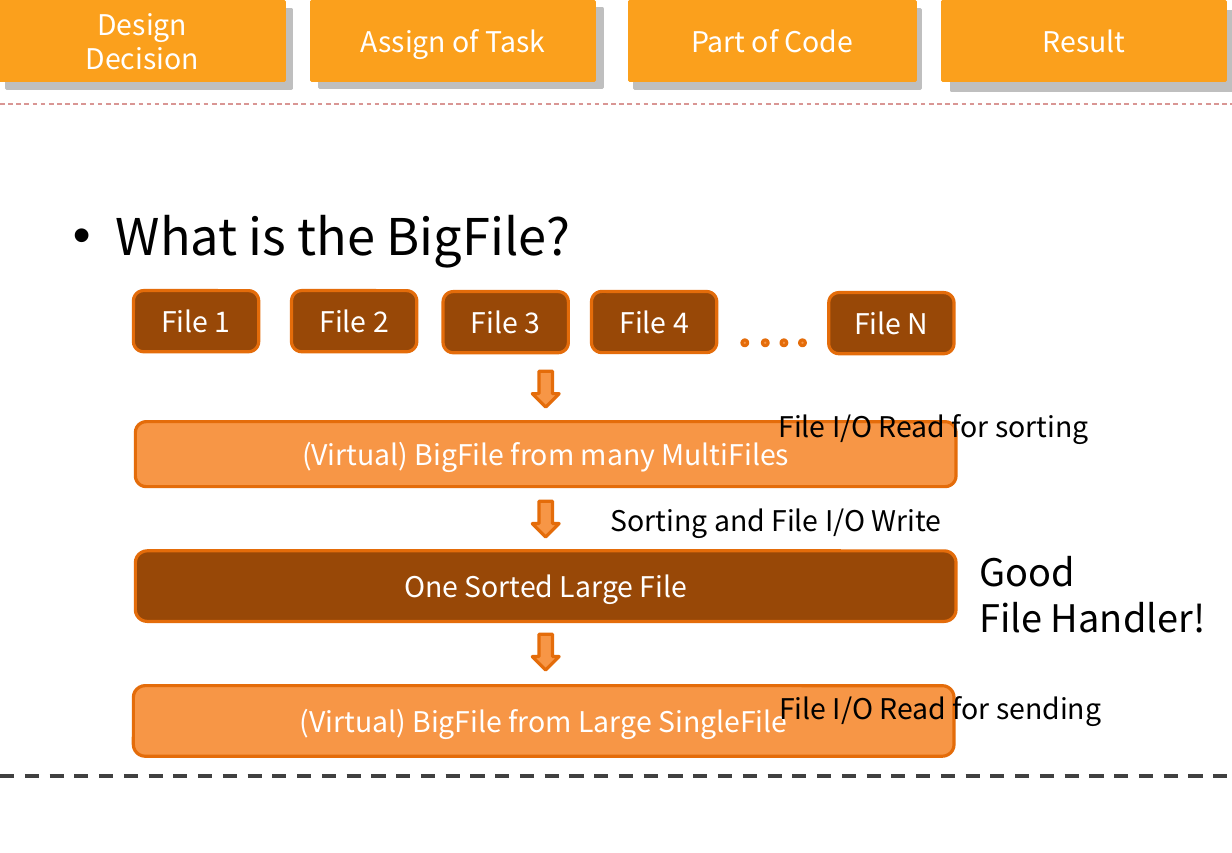
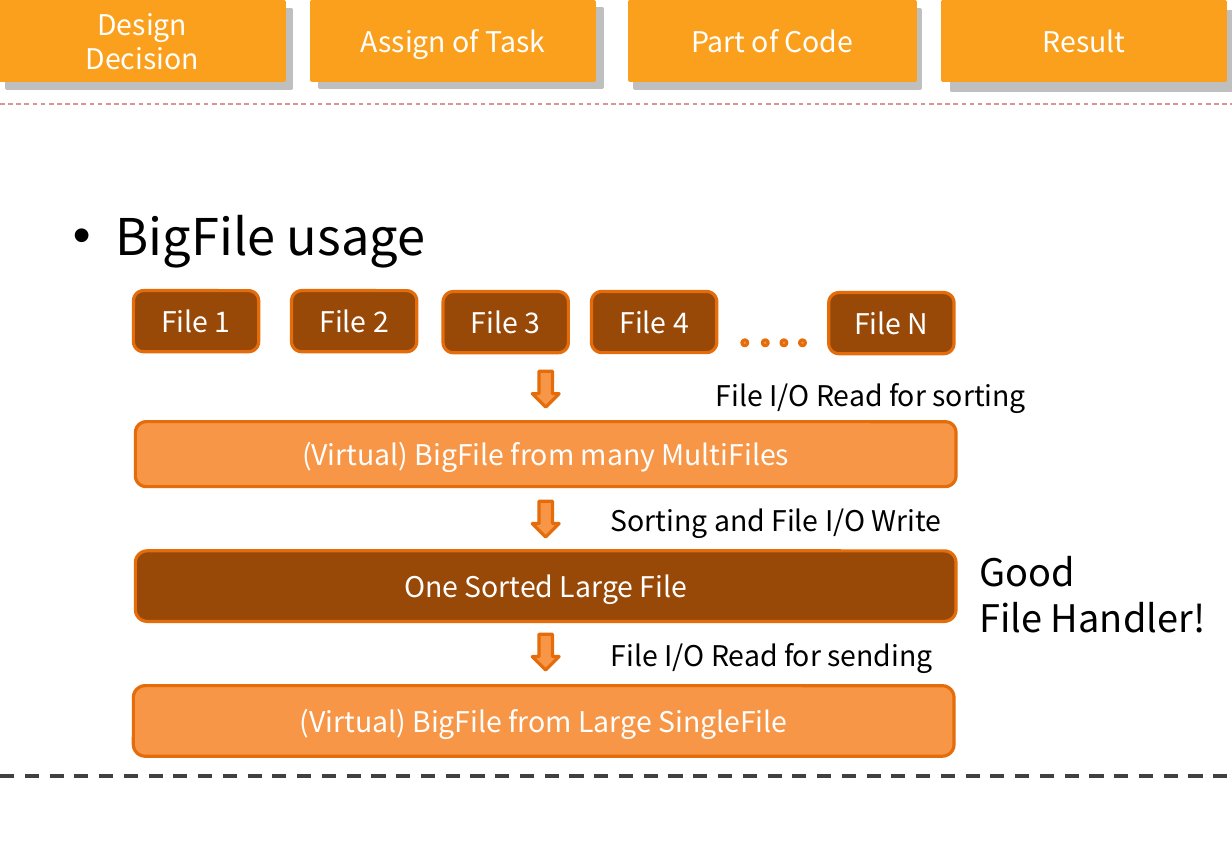
Before and after one commit to clover3/orange, a slide deck: slide 13 of Document/orange_progress.pptx (slide 9 before the commit). Drawn at 1232x853 pixels with LibreOffice and Linux fonts; fonts in the diff are those of the drawing; background and template pictures are left out. Boxes give left, top, right and bottom in pixels: in the first picture for what was removed or moved away, otherwise in the second. Text is boxed around its words. In the diff, an @@ line names an element or a change of style, - is before the commit and + after.

```diff
--- a/Document/orange_progress.pptx
+++ b/Document/orange_progress.pptx
@@ text at (116, 214, 426, 268): text changed @@
-• What is the BigFile?
+• BigFile usage
@@ text "File I/O Read for sorting" rewrapped from (778, 408, 1088, 444) to (716, 383, 1026, 413) @@
@@ text "File I/O Read for sending" rewrapped from (833, 691, 1101, 727) to (611, 643, 933, 673) @@
```
Also in this commit, not shown: 3 other slides changed, 9 slides added, 3 slides removed.
